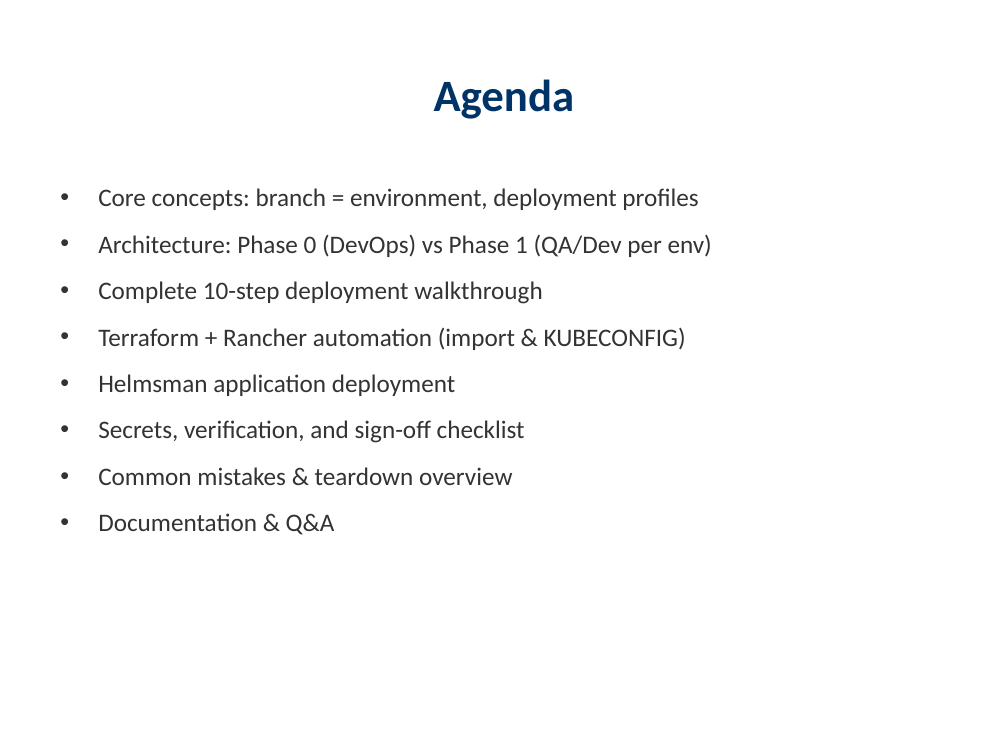
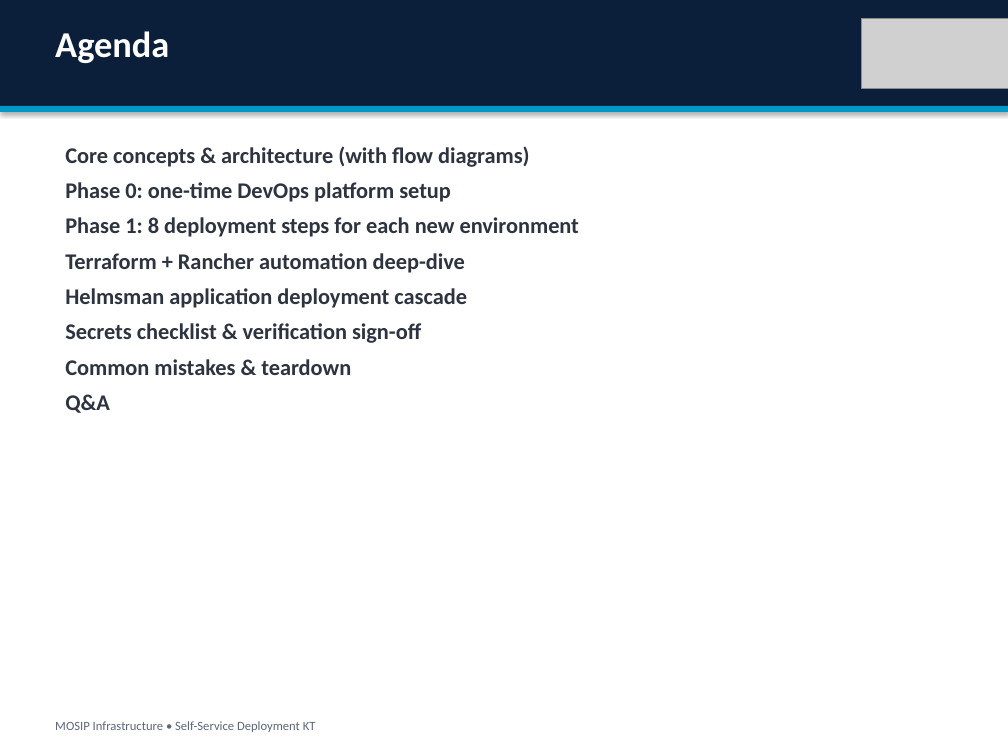
Before and after one commit to Ivanmeneges/infra, a slide deck: slide 2 of docs/presentations/MOSIP_New_Environment_Deployment_KT.pptx. Drawn at 1008x756 pixels with LibreOffice and Linux fonts; fonts in the diff are those of the drawing; grey boxes stand for pictures. Boxes give left, top, right and bottom in pixels: in the first picture for what was removed or moved away, otherwise in the second. Text is boxed around its words. In the diff, an @@ line names an element or a change of style, - is before the commit and + after.

```diff
--- a/docs/presentations/MOSIP_New_Environment_Deployment_KT.pptx
+++ b/docs/presentations/MOSIP_New_Environment_Deployment_KT.pptx
@@ rectangle added at [0,0,1008,756], fill #FFFFFF @@
@@ rectangle added at [0,0,1008,106], fill #0B1F3A @@
@@ text "Agenda": place and size @@
-text "Agenda" at [434,79,575,119]
+text "Agenda" at [55,31,169,63]
@@ text "Agenda" at [55,31,169,63]: size 32 to 26 pt, text colour #003366 to #FFFFFF; alignment centre to left @@
@@ picture added at [862,18,1008,89] @@
@@ rectangle added at [0,106,1008,112], fill #0096C7 @@
@@ text at [65,146,579,413]: text changed; size 18 to 16 pt; text colour #333333 to #2D3440; bold on @@
-• Core concepts: branch = environment, deployment profiles
-• Architecture: Phase 0 (DevOps) vs Phase 1 (QA/Dev per env)
-• Complete 10-step deployment walkthrough
-• Terraform + Rancher automation (import & KUBECONFIG)
-• Helmsman application deployment
-• Secrets, verification, and sign-off checklist
-• Common mistakes & teardown overview
-• Documentation & Q&A
+Core concepts & architecture (with flow diagrams)
+Phase 0: one-time DevOps platform setup
+Phase 1: 8 deployment steps for each new environment
+Terraform + Rancher automation deep-dive
+Helmsman application deployment cascade
+Secrets checklist & verification sign-off
+Common mistakes & teardown
+Q&A
@@ text added at [55,721,316,732], 9 pt, text #5C677D @@
+MOSIP Infrastructure • Self-Service Deployment KT
```
Also in this commit, not shown: 16 other slides changed, 8 slides added, 8 slides removed, 2 other files.
